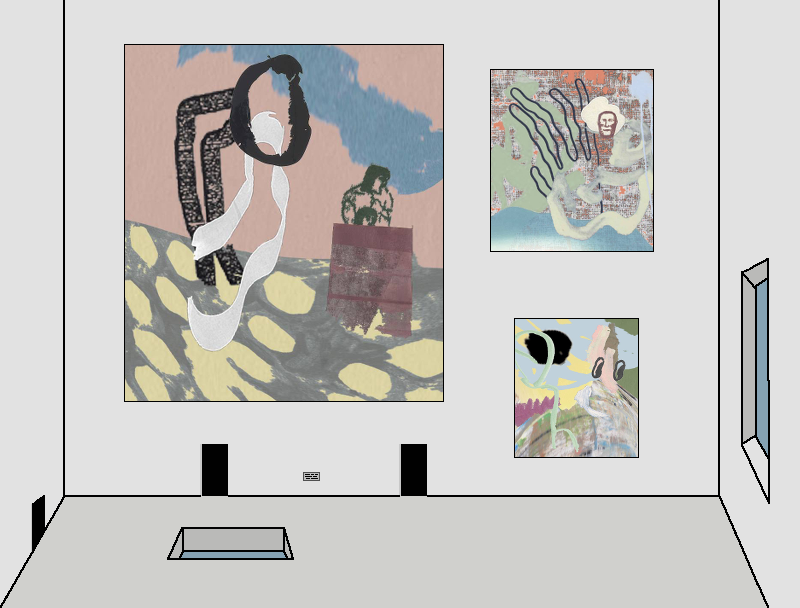
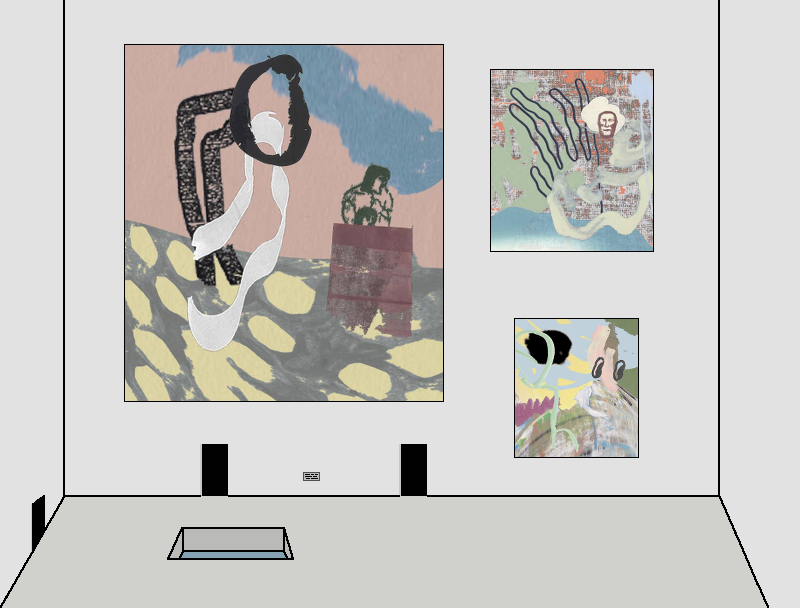
Comparing the layer stacks of the two 800 × 608 images. Changes:
painted on "viewing2.png" over [741, 258, 770, 504]
